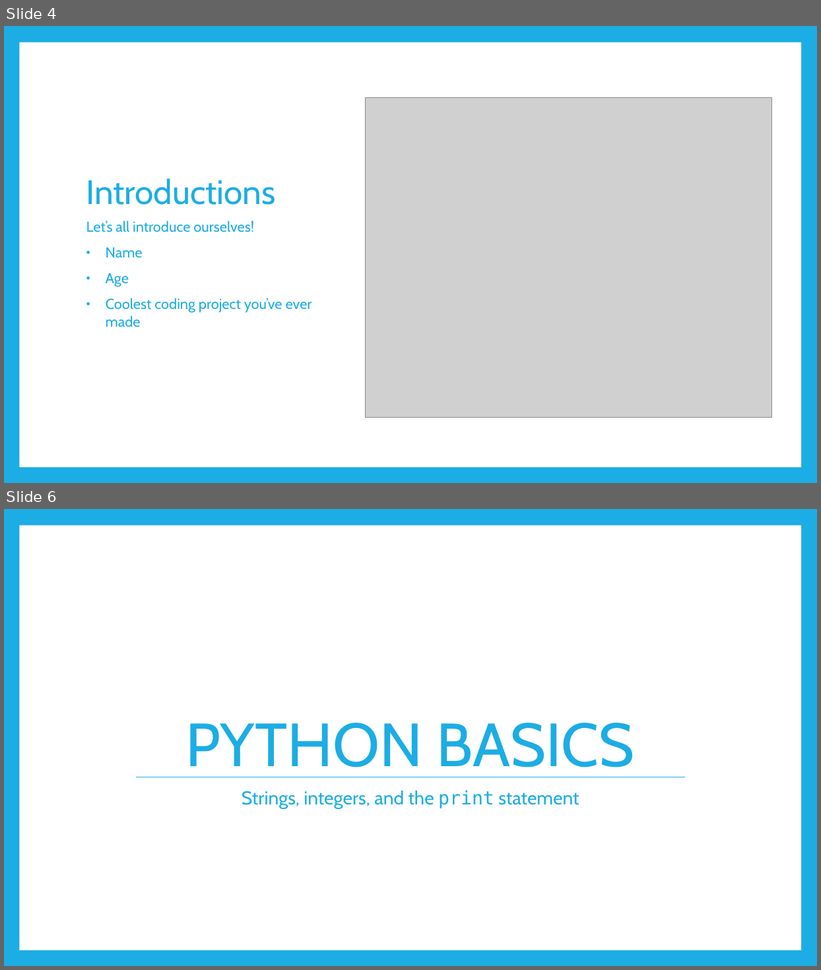
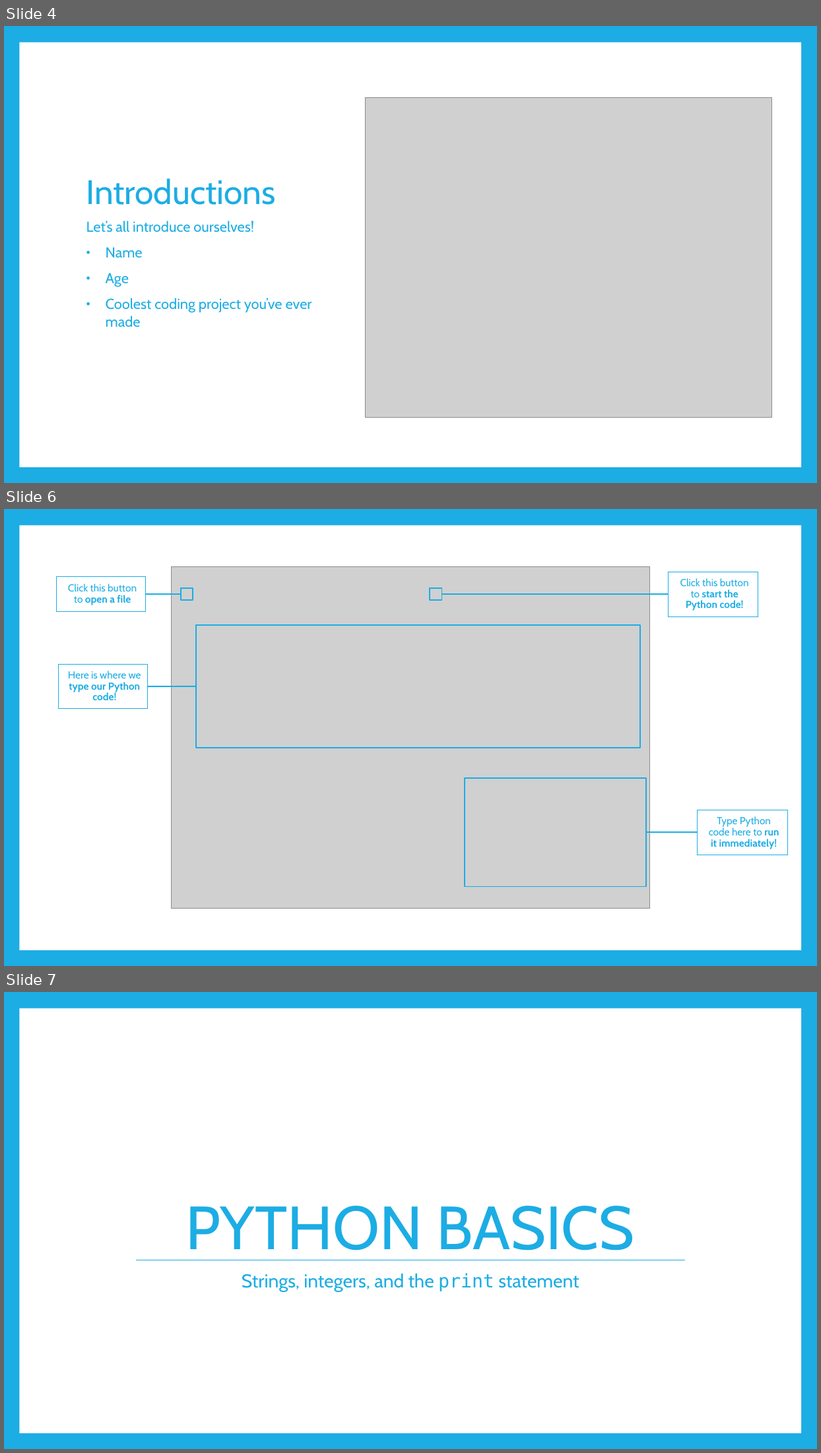
Before and after one commit to TristinSchlauch11/code-ninjas-python, a slide deck: Intro to Python.pptx. Shown one above the other, each under a label of ours: slides 4 and 6 before the commit, slides 4, 6 and 7 after it; the slides between them are not shown. The pictures are 821x970 and 821x1453 pixels, drawn with LibreOffice and Linux fonts; fonts in the diff are those of the drawing; grey boxes stand for pictures. Boxes give left, top, right and bottom in pixels: in the first picture for what was removed or moved away, otherwise in the second. Text is boxed around its words. In the diff, an @@ line names an element or a change of style, - is before the commit and + after.

Commit message:
updated presentation

```diff
--- a/Intro to Python.pptx
+++ b/Intro to Python.pptx
@@ slide 6 added at [4,509,817,966], background #1CADE4; not listed: 1 template element that a slide beside it also shows @@
@@ picture added at [171,567,650,908] @@
@@ rectangle added at [56,577,145,611], outline #1CADE4 0.75 pt, 12 pt, text #1CADE4 @@
+Click this button to open a file
@@ rectangle added at [668,572,758,617], outline #1CADE4 0.75 pt, 12 pt, text #1CADE4, bold @@
+Click this button to start the Python code!
@@ line added from (181, 594) to (145, 594), #1CADE4 1.5 pt @@
@@ rectangle added at [181,588,193,601], outline #1CADE4 1.5 pt @@
@@ rectangle added at [430,588,442,601], outline #1CADE4 1.5 pt @@
@@ line added from (668, 594) to (442, 594), #1CADE4 1.5 pt @@
@@ rectangle added at [196,625,640,748], outline #1CADE4 1.5 pt @@
@@ rectangle added at [58,665,147,709], outline #1CADE4 0.75 pt, 12 pt, text #1CADE4, bold @@
+Here is where we type our Python code!
@@ line added from (196, 687) to (148, 687), #1CADE4 1.5 pt @@
@@ rectangle added at [465,779,646,887], outline #1CADE4 1.5 pt @@
@@ rectangle added at [698,811,788,855], outline #1CADE4 0.75 pt, 12 pt, text #1CADE4 @@
+Type Python code here to run it immediately!
@@ line added from (698, 833) to (646, 833), #1CADE4 1.5 pt @@
@@ what was slide 6 is now slide 7 @@
```
Also in this commit, not shown: 1 slide changed, 1 other file.
